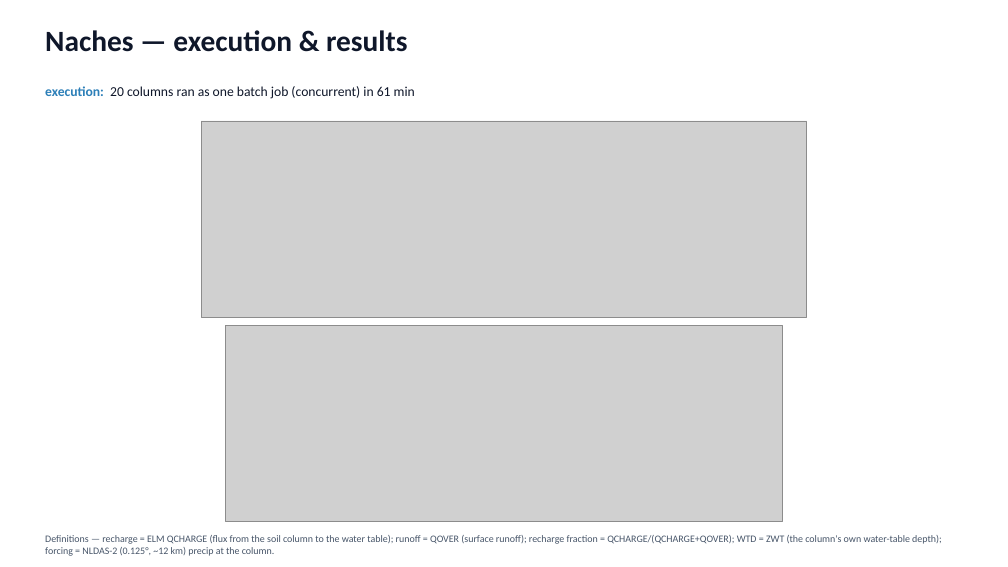
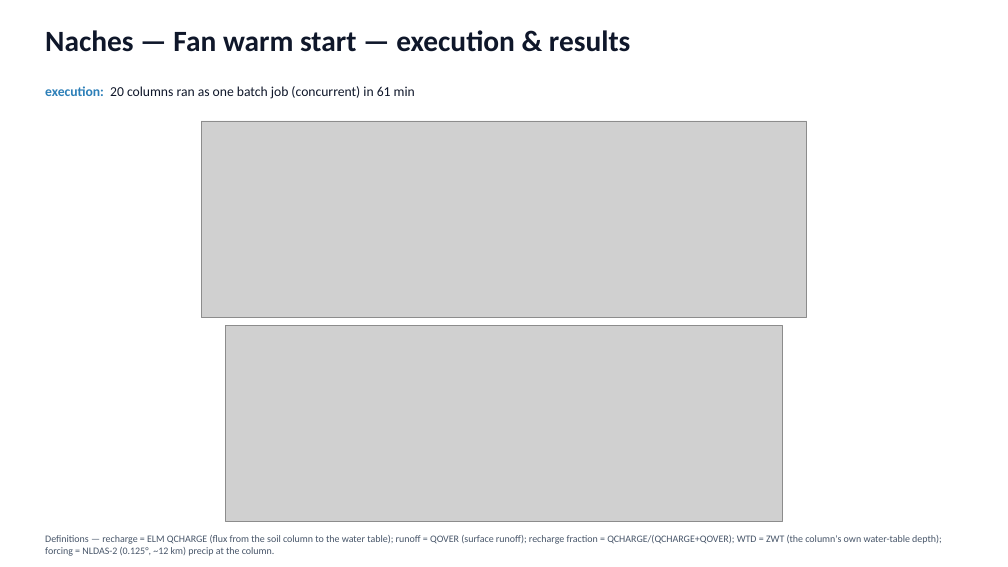
Before and after one commit to hoangtv1899/multi-agent-framework, a slide deck: slide 13 of docs/slides/story_20260706.pptx. Drawn at 1008x567 pixels with LibreOffice and Linux fonts; fonts in the diff are those of the drawing; grey boxes stand for pictures. Boxes give left, top, right and bottom in pixels: in the first picture for what was removed or moved away, otherwise in the second. Text is boxed around its words. In the diff, an @@ line names an element or a change of style, - is before the commit and + after.

```diff
--- a/docs/slides/story_20260706.pptx
+++ b/docs/slides/story_20260706.pptx
@@ text at <box>45,30,630,52</box>: text changed @@
-Naches — execution & results
+Naches — Fan warm start — execution & results
```
Also in this commit, not shown: 12 other slides changed, 25 slides removed, 1 other file.
